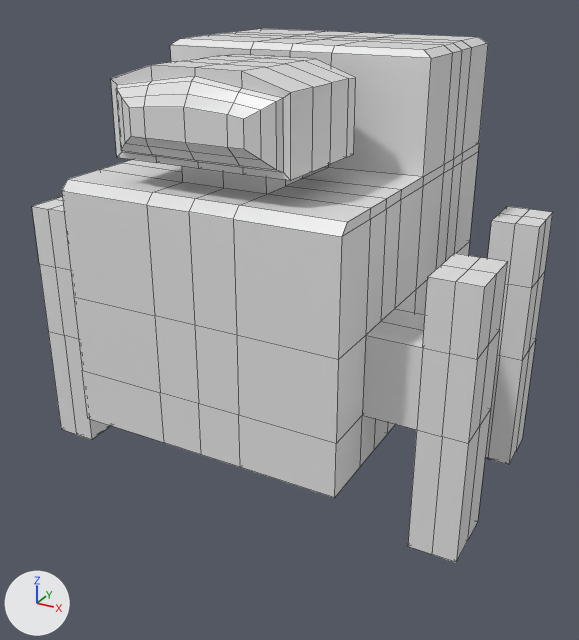
What one commit did to the Blender file Bomberman HowTo - Starter Project/Assets/Models/bombdrone.blend.
Before and after are seen from a 50 mm lens placed at (0.672, -1.224, 0.853), pointed at (0.013, -0.027, 0.255). Every picture has the same lights, and +X, +Y and +Z are marked at lower left. Mesh edges are drawn as thin lines.
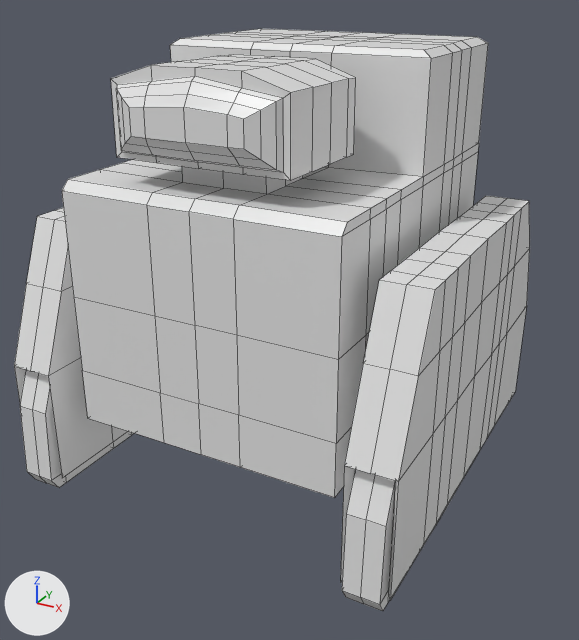
Edits to the scene script, one JSON object a line:
```json
{"block": "me_cube", "where": "# used by ob_cube; location = (0.0, 0.0, 0.0)"}
{"op": "remove", "block": "me_cube", "code": "me_cube.from_pydata(...)  # 546 vertices, 544 faces; spans x -0.417..0.417, y -0.305..0.305, z -0.031..0.738"}
{"op": "add", "block": "me_cube", "code": "me_cube.from_pydata(...)  # 590 vertices, 592 faces; spans x -0.362..0.362, y -0.367..0.398, z -0.02..0.738"}
{"block": "me_cube", "change": "me_cube part 1: 54 vertices moved from x 0.335..0.417, y -0.211..0.203, z -0.031..0.459 to x 0.278..0.351, y -0.334..0.354, z -0.02..0.459; 77 vertices removed from x 0.335..0.417, y -0.211..0.203, z -0.031..0.459; 99 vertices added at x 0.278..0.362, y -0.367..0.398, z -0.02..0.459"}
{"block": "me_cube", "change": "me_cube part 2: 54 vertices moved from x -0.417..-0.335, y -0.211..0.203, z -0.031..0.459 to x -0.351..-0.278, y -0.334..0.354, z -0.02..0.459; 77 vertices removed from x -0.417..-0.335, y -0.211..0.203, z -0.031..0.459; 99 vertices added at x -0.362..-0.278, y -0.367..0.398, z -0.02..0.459"}
```

Changed parts and their boxes (x1, y1, x2, y2) in the pictures (579 x 640 px; the box of a moved part takes in the faces that stretch with it):
```json
{"object": "Cube", "change": "reshaped", "before": [32, 29, 553, 562], "after": [14, 29, 530, 611], "on screen": "9% taller"}
{"part": 1, "of": "me_cube", "change": "moved or reshaped", "before": [362, 206, 553, 562], "after": [340, 195, 530, 611]}
{"part": 2, "of": "me_cube", "change": "moved or reshaped", "before": [32, 197, 111, 440], "after": [14, 207, 134, 488]}
```
